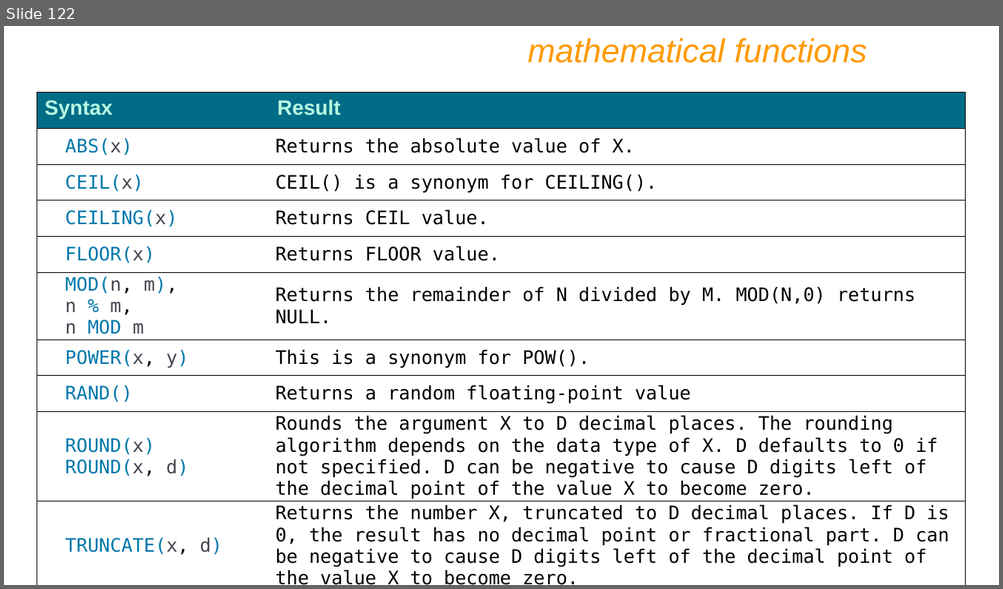
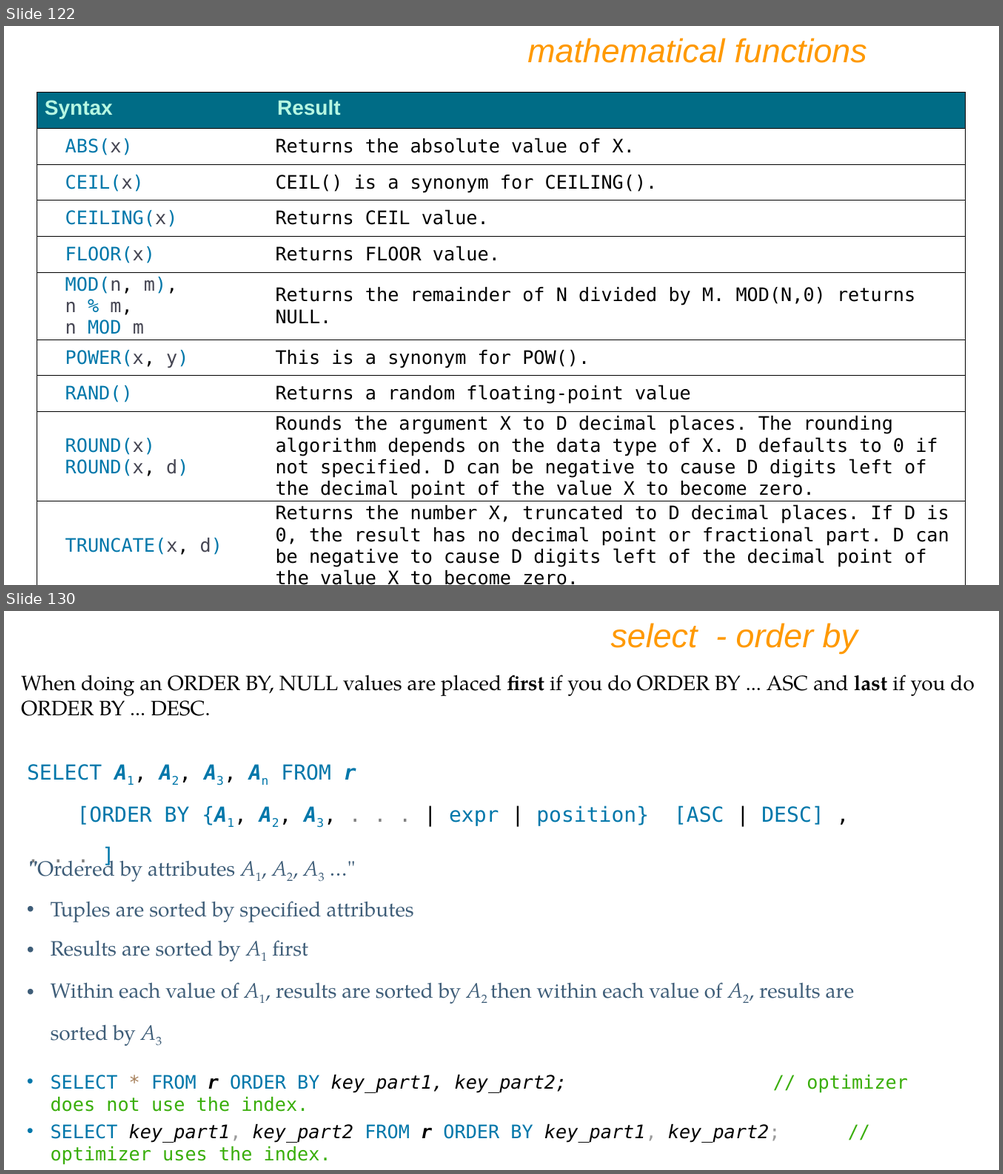
Before and after one commit to sonalikhedkar/Cdac_study, a slide deck: database/IET MySQL PPT Ver9.pptx. Shown one above the other, each under a label of ours: slide 122 before the commit, slides 122 and 130 after it; the slides between them are not shown. The pictures are 1003x589 and 1003x1174 pixels, drawn with LibreOffice and Linux fonts; fonts in the diff are those of the drawing. Boxes give left, top, right and bottom in pixels: in the first picture for what was removed or moved away, otherwise in the second. Text is boxed around its words. In the diff, an @@ line names an element or a change of style, - is before the commit and + after.

```diff
--- a/database/IET MySQL PPT Ver9.pptx
+++ b/database/IET MySQL PPT Ver9.pptx
@@ slide 130 added at (4,611,999,1170), background #FFFFFF @@
@@ text added at (611,623,857,654), 32 pt, text #FF9900, italic @@
+select - order by
@@ text added at (21,675,973,716), 20 pt, text #000000 @@
+When doing an ORDER BY, NULL values are placed first if you do ORDER BY ... ASC and last if you do ORDER BY ... DESC.
@@ text added at (27,764,823,826), 20 pt, text #0077AA @@
+SELECT A1, A2, A3, An FROM r
+[ORDER BY {A1, A2, A3, . . . | expr | position} [ASC | DESC] , . . . ]
@@ text added at (27,854,854,1041), 20 pt, text #3E5D78 @@
+"Ordered by attributes A1, A2, A3 …"
+• Tuples are sorted by specified attributes
+• Results are sorted by A1 first
+• Within each value of A1, results are sorted by A2 then within each value of A2, results are sorted by A3
@@ text added at (51,1075,908,1165), 18 pt, text #000000 @@
+• SELECT * FROM r ORDER BY key_part1, key_part2; // optimizer does not use the index.
+• SELECT key_part1, key_part2 FROM r ORDER BY key_part1, key_part2; // optimizer uses the index.
```
Also in this commit, not shown: 9 slides changed, 55 other slides added, 2 other files.
